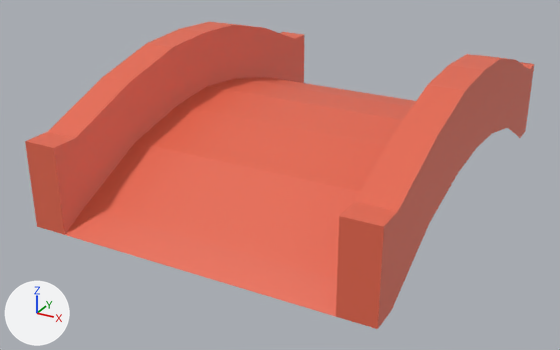
Two versions of the glTF model models/world/building_bridge.glb, one commit apart.
Both versions are drawn from a 50 mm camera at (1.99, -4.08, 1.97) aimed at (-0.12, -0.24, 0.05). The lights are fixed; the arrows at lower left show +X, +Y and +Z.

Before the edit, the objects in view are built like this:
```python
mat_bridge = principled_material('bridge')
mat_bridge.base_color = (0.8, 0.141, 0.0781)  # red #e7694f
me_cube = bpy.data.meshes.new('Cube')
me_cube.from_pydata(...)  # 72 vertices, 120 faces; spans x -1.0..1.0, y -1.4..1.4, z 0.0..0.81
me_cube.materials.append(mat_bridge)  # red #e7694f
ob_bridge_col = bpy.data.objects.new('bridge-col', me_cube)
ob_bridge_col.location = (0.0, 0.0, 0.0)
```
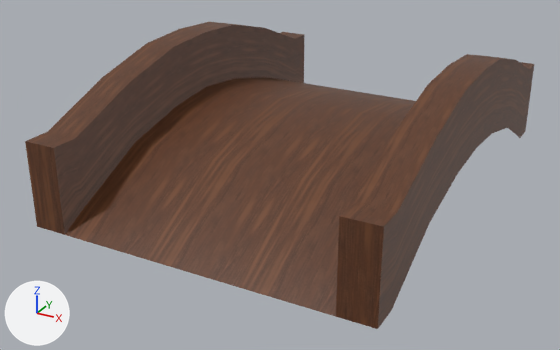
Pixel boxes (x1, y1, x2, y2) of what changed, in the pictures (560 x 350 px):
'bridge-col', surface changed (red to brown)
    both: (25, 22, 534, 329)

The change, as a diff of the scene's bpy script:
```diff
--- a/models/world/building_bridge.glb.py
+++ b/models/world/building_bridge.glb.py
@@ img_wood_02_128x128 @@
+img_wood_02_128x128 = load_image('Wood_02-128x128', '_unpacked/Wood_02-128x128', 128, 128, 'sRGB')
@@ mat_bridge @@
 mat_bridge = principled_material('bridge')
-mat_bridge.base_color = (0.8, 0.141, 0.0781)  # red #e7694f
+mat_bridge.texture = img_wood_02_128x128
```
